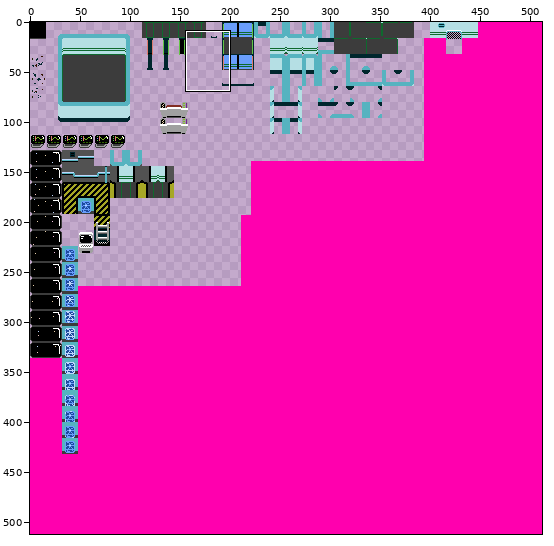
A sprite sheet gets an edit: Assets/Resources/Sprites/tileset.png. Above: a wide view before the commit, with the close-up outlined.
Close-up. Before the commit:
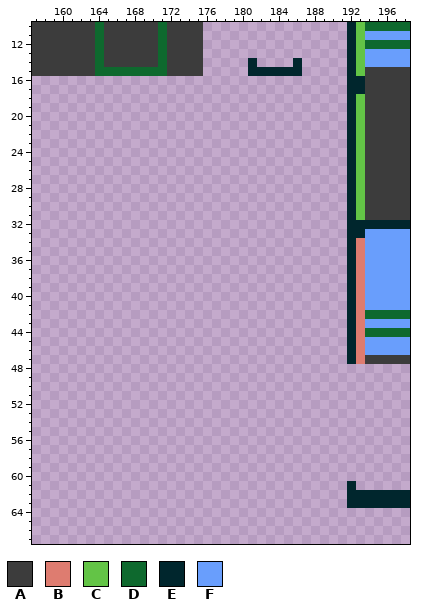
The file is 512x512 pixels. Shown: x 157..198, y 10..67.
Palette (. is transparent): A #3c3c3c  B #de7c70  C #63c446  D #0e692e  E #00262d  F #699efc
Pixels before (only the part around the change), first column x 157:
10 AAAAAAADAAAAAADAAAA................ECDDDDD
11 AAAAAAADAAAAAADAAAA................ECFFFFF
12 AAAAAAADAAAAAADAAAA................ECDDDDD
13 AAAAAAADAAAAAADAAAA................ECFFFFF
14 AAAAAAADAAAAAADAAAA.....E....E.....ECFFFFF
15 AAAAAAADDDDDDDDAAAA.....EEEEEE.....ECAAAAA
16 ...................................EEAAAAA
17 ...................................EEAAAAA
18 ...................................ECAAAAA
19 ...................................ECAAAAA
20 ...................................ECAAAAA
21 ...................................ECAAAAA
22 ...................................ECAAAAA
23 ...................................ECAAAAA
24 ...................................ECAAAAA
25 ...................................ECAAAAA
26 ...................................ECAAAAA
27 ...................................ECAAAAA
28 ...................................ECAAAAA
29 ...................................ECAAAAA
30 ...................................ECAAAAA
31 ...................................ECAAAAA
32 ...................................EEEEEEE
33 ...................................EEFFFFF
34 ...................................EBFFFFF
35 ...................................EBFFFFF
36 ...................................EBFFFFF
37 ...................................EBFFFFF
38 ...................................EBFFFFF
39 ...................................EBFFFFF
40 ...................................EBFFFFF
41 ...................................EBFFFFF
42 ...................................EBDDDDD
43 ...................................EBFFFFF
44 ...................................EBDDDDD
45 ...................................EBFFFFF
46 ...................................EBFFFFF
47 ...................................EBAAAAA
48 ..........................................
49 ..........................................
50 ..........................................
51 ..........................................
52 ..........................................
53 ..........................................
54 ..........................................
55 ..........................................
56 ..........................................
57 ..........................................
58 ..........................................
59 ..........................................
60 ..........................................
61 ...................................E......
62 ...................................EEEEEEE
63 ...................................EEEEEEE
64 ..........................................
65 ..........................................
66 ..........................................
67 ..........................................
Now the later version:
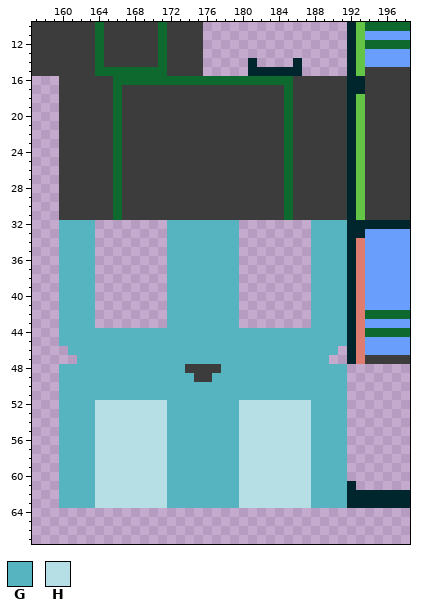
Colours new in this view: G #56b3c0  H #b5dfe4
From the commit log: Update tileset.png Added lift door tiles
Diff:
Changed rows in their new state; - is an unchanged pixel.
first column x 160:
16 AAAAAADDDDDDDDDDDDDDDDDDDDAAAAAA
17 AAAAAADAAAAAAAAAAAAAAAAAADAAAAAA
18 AAAAAADAAAAAAAAAAAAAAAAAADAAAAAA
19 AAAAAADAAAAAAAAAAAAAAAAAADAAAAAA
20 AAAAAADAAAAAAAAAAAAAAAAAADAAAAAA
21 AAAAAADAAAAAAAAAAAAAAAAAADAAAAAA
22 AAAAAADAAAAAAAAAAAAAAAAAADAAAAAA
23 AAAAAADAAAAAAAAAAAAAAAAAADAAAAAA
24 AAAAAADAAAAAAAAAAAAAAAAAADAAAAAA
25 AAAAAADAAAAAAAAAAAAAAAAAADAAAAAA
26 AAAAAADAAAAAAAAAAAAAAAAAADAAAAAA
27 AAAAAADAAAAAAAAAAAAAAAAAADAAAAAA
28 AAAAAADAAAAAAAAAAAAAAAAAADAAAAAA
29 AAAAAADAAAAAAAAAAAAAAAAAADAAAAAA
30 AAAAAADAAAAAAAAAAAAAAAAAADAAAAAA
31 AAAAAADAAAAAAAAAAAAAAAAAADAAAAAA
32 GGGG--------GGGGGGGG--------GGGG
33 GGGG--------GGGGGGGG--------GGGG
34 GGGG--------GGGGGGGG--------GGGG
35 GGGG--------GGGGGGGG--------GGGG
36 GGGG--------GGGGGGGG--------GGGG
37 GGGG--------GGGGGGGG--------GGGG
38 GGGG--------GGGGGGGG--------GGGG
39 GGGG--------GGGGGGGG--------GGGG
40 GGGG--------GGGGGGGG--------GGGG
41 GGGG--------GGGGGGGG--------GGGG
42 GGGG--------GGGGGGGG--------GGGG
43 GGGG--------GGGGGGGG--------GGGG
44 GGGGGGGGGGGGGGGGGGGGGGGGGGGGGGGG
45 GGGGGGGGGGGGGGGGGGGGGGGGGGGGGGGG
46 -GGGGGGGGGGGGGGGGGGGGGGGGGGGGGG-
47 --GGGGGGGGGGGGGGGGGGGGGGGGGGGG--
48 GGGGGGGGGGGGGGAAAAGGGGGGGGGGGGGG
49 GGGGGGGGGGGGGGGAAGGGGGGGGGGGGGGG
50 GGGGGGGGGGGGGGGGGGGGGGGGGGGGGGGG
51 GGGGGGGGGGGGGGGGGGGGGGGGGGGGGGGG
52 GGGGHHHHHHHHGGGGGGGGHHHHHHHHGGGG
53 GGGGHHHHHHHHGGGGGGGGHHHHHHHHGGGG
54 GGGGHHHHHHHHGGGGGGGGHHHHHHHHGGGG
55 GGGGHHHHHHHHGGGGGGGGHHHHHHHHGGGG
56 GGGGHHHHHHHHGGGGGGGGHHHHHHHHGGGG
57 GGGGHHHHHHHHGGGGGGGGHHHHHHHHGGGG
58 GGGGHHHHHHHHGGGGGGGGHHHHHHHHGGGG
59 GGGGHHHHHHHHGGGGGGGGHHHHHHHHGGGG
60 GGGGHHHHHHHHGGGGGGGGHHHHHHHHGGGG
61 GGGGHHHHHHHHGGGGGGGGHHHHHHHHGGGG
62 GGGGHHHHHHHHGGGGGGGGHHHHHHHHGGGG
63 GGGGHHHHHHHHGGGGGGGGHHHHHHHHGGGG
